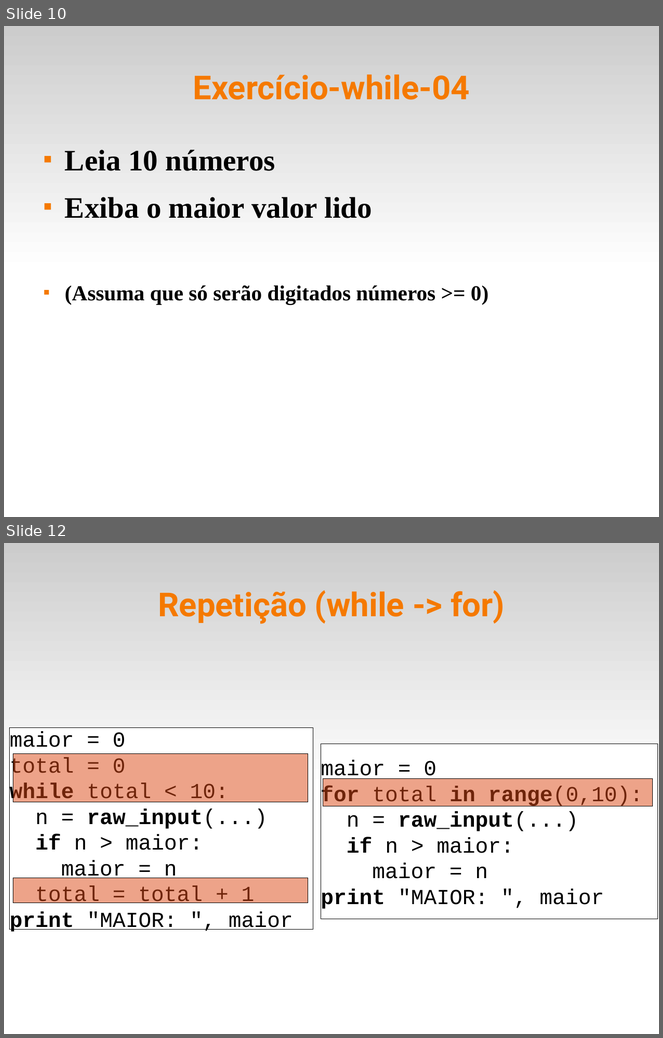
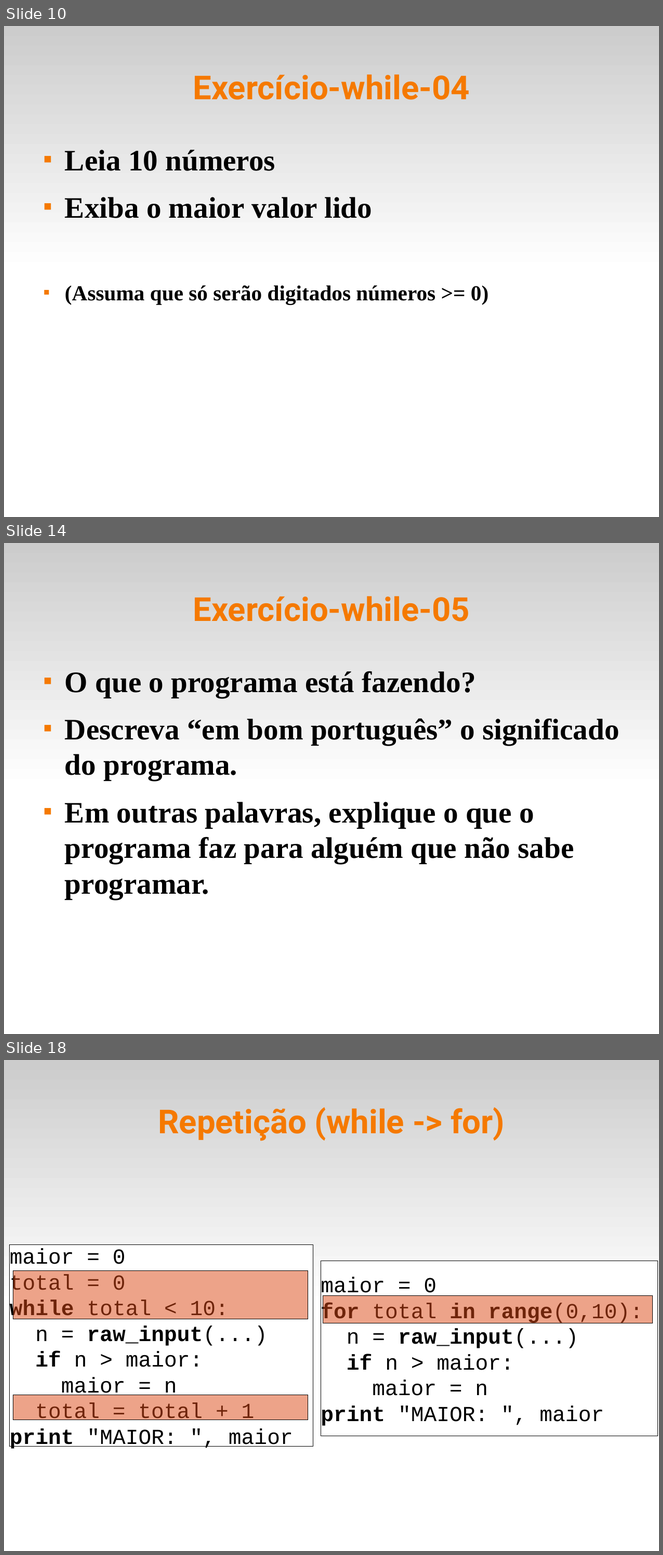
Before and after one commit to fsantanna-uerj/IPD, a slide deck: slides/ipd-05-while.odp. Shown one above the other, each under a label of ours: slides 10 and 12 before the commit, slides 10, 14 and 18 after it; the slides between them are not shown. The pictures are 663x1038 and 663x1555 pixels, drawn with LibreOffice and Linux fonts; fonts in the diff are those of the drawing. Boxes give left, top, right and bottom in pixels: in the first picture for what was removed or moved away, otherwise in the second. Text is boxed around its words. In the diff, an @@ line names an element or a change of style, - is before the commit and + after.

```diff
--- a/slides/ipd-05-while.odp
+++ b/slides/ipd-05-while.odp
@@ slide 14 added at (4,543,659,1034), background #FFFFFF; not listed: 1 template element that a slide beside it also shows @@
@@ title added at (193,596,470,622), 40 pt, text #F57900, bold @@
+Exercício-while-05
@@ freeform shape added at (55,666,55,666), fill #99CCFF, outline #FF0000 4.25 pt @@
@@ text added at (65,671,619,899), 36 pt, text #000000, bold @@
+■ O que o programa está fazendo?
+■ Descreva “em bom português” o significado do programa.
+■ Em outras palavras, explique o que o programa faz para alguém que não sabe programar.
@@ what was slide 12 is now slide 18 @@
```
Also in this commit, not shown: 5 other slides added, 6 other files.
